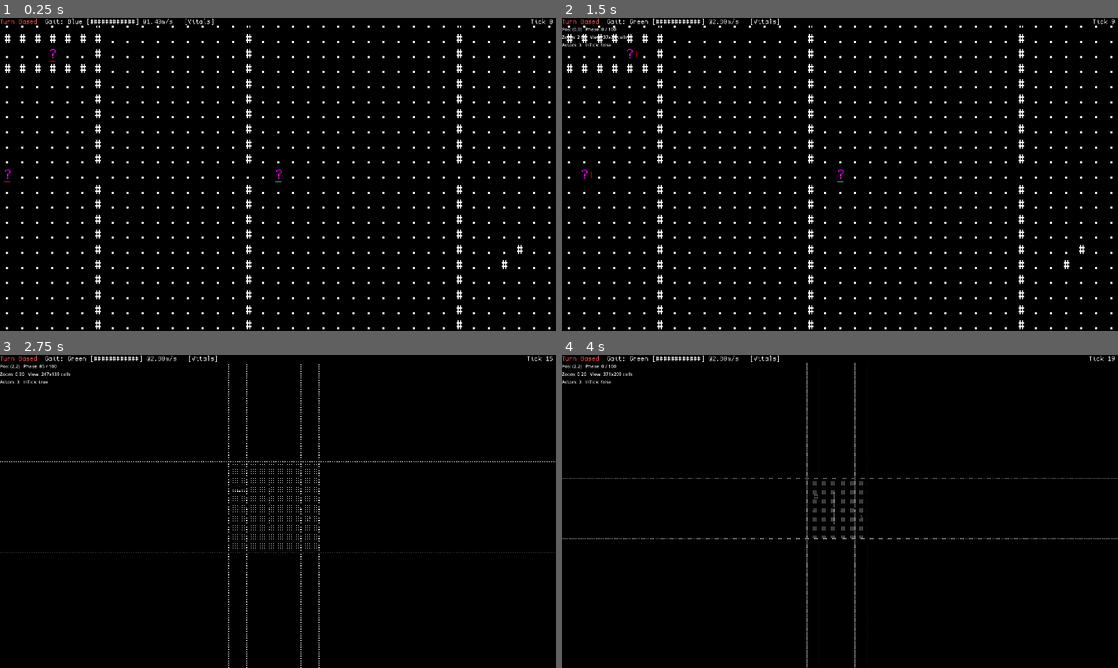
Above: before the commit, frames 1-4 (two rows, left to right).
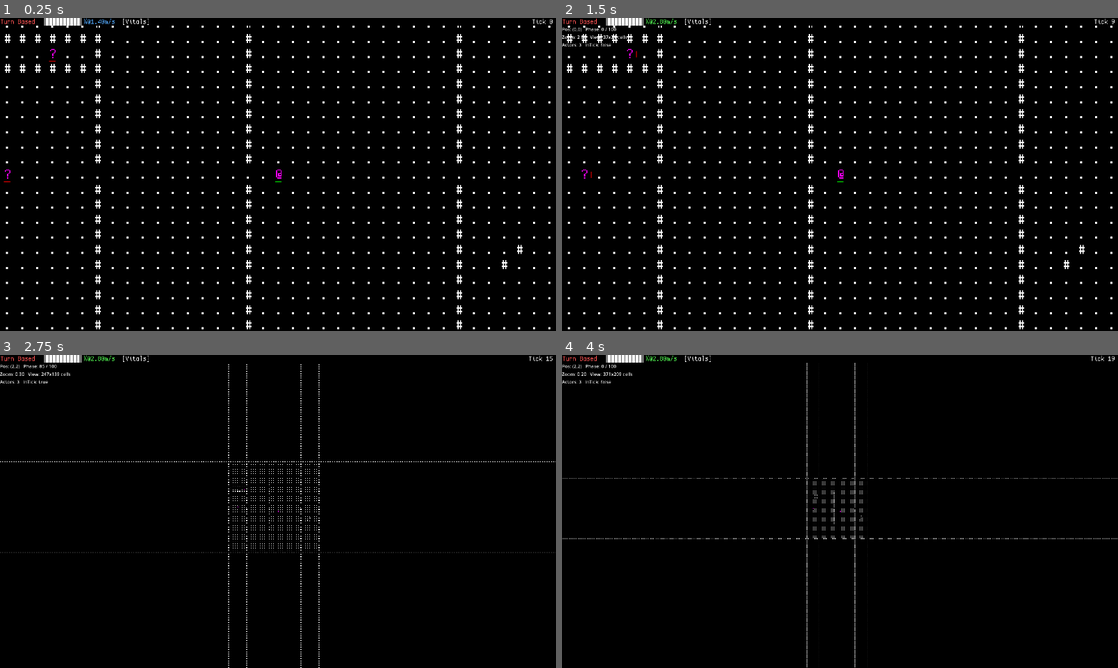
Above: after the commit, the same moments.

Repository: dumbmud/MUD
Game: Godot game, scene res://scenes/Game.tscn
The game is run twice, just before and just after one commit, with the same random seed, the same clock (stepped at 60 frames per second) and the same inputs.
Inputs (mouse positions are in pixels of both pictures, inside the frame that each line leads up to):
- Up to frame 1 (0.25 s): no input
- Up to frame 2 (1.5 s): tap Enter at 0.5 s; move the mouse to (962, 158) at 0.52 s; hold Keypad 3 (move_downright) 0.53-1.25 s; hold S (gait_cycle) 0.53-1.25 s; click (962, 158) at 0.67 s; drag from (728, 190) to (812, 237) at 1.27 s
- Up to frame 3 (2.75 s): tap Middle mouse button (zoom_reset) at 2 s; move the mouse to (333, 442) at 2.02 s; hold Keypad 3 (move_downright) from 2.03 s (still down); hold Keypad 5 (wait_5) from 2.03 s (still down)
- Up to frame 4 (4 s): release Keypad 3 (move_downright) at 2.75 s; release Keypad 5 (wait_5) at 2.75 s; drag from (812, 574) to (673, 464) at 2.77 s; tap Middle mouse button (zoom_reset) at 3.5 s; move the mouse to (1006, 558) at 3.52 s; hold Keypad 1 (move_downleft) from 3.53 s (still down); hold Mouse wheel down (zoom_out) from 3.53 s (still down)

The runs differ from the first frame. In frame 1, 0.4% of the frame differs, in the area x 0-99%, y 0-52%; in frame 2, 0.4%; in frame 3, 0.4%; in frame 4, 0.4%.

Commit message:
infobar tweak

Diff:
--- a/bodies/species/human.tres
+++ b/bodies/species/human.tres
@@ -7,7 +7,6 @@
 script = ExtResource("2_ovwmi")
 id = &"human"
 display_name = "Human"
-glyph = "?"
 fg = Color(1, 0, 1, 1)
 graph = ExtResource("1_llrv4")
 tags = Array[StringName]([&"debug"])
--- a/ui/infobar.gd
+++ b/ui/infobar.gd
@@ -2,7 +2,7 @@
 extends Node2D
 
 const CELL_H := 26               # row height in px
-const CHAR_W := 13               # column width in px for UI monospace
+const CHAR_W := 12               # column width in px for UI monospace
 const ROWS := 1
 
 @onready var cons: Console = $Console
@@ -103,16 +103,20 @@
 	# spacer
 	_push_text(cells, " ", Color(1,1,1))
 
-	# 2) Gait + Stamina
-	var gait := InputManager.get_desired_gait()
-	var gait_txt := "Gait: "+InputManager.gait_name(gait)+" "
-	_push_text(cells, gait_txt, Color(1,1,1))
-	_push_stamina_bar(cells)
+	# 2) Stamina bar + speed
+	var mode := InputManager.get_desired_gait()    # 0..3 Blue/Green/Orange/Red
 	var a := _sim.get_actor(_tracked_id) if _sim else null
 	if a != null:
-		var sec := Physio.step_seconds(a, Vector2i(1,0), gait)
-		var mps : float = (1.0 / max(0.001, sec))
-		_push_text(cells, "@%.2fm/s " % mps, Color(0.8,0.8,0.8))
+		# stamina bar using 🭵…🭰 with partials
+		var bar := _stamina_bar(a, 10)
+		_push_text(cells, bar, Color(1,1,1))
+		# colored speed label after the bar
+		var speed_cells := _speed_label(a, mode)
+		for cell in speed_cells:
+			cells.append(cell)
+	else:
+		_push_text(cells, "🭵          🭰¼@0.00m/s ", Color(0.6,0.6,0.6))
+
 
 	# spacer
 	_push_text(cells, "  ", Color(1,1,1))
@@ -184,3 +188,73 @@
 		"error": return Color(1,0.3,0.3)
 		"warn", "warning": return Color(1,0.75,0.3)
 		_: return Color(1,1,1)
+
+func _mode_color(mode:int) -> Color:
+	# Blue, Green, Orange, Red
+	match mode:
+		0: return Color(0.33, 0.67, 1.0)
+		1: return Color(0.33, 1.0, 0.33)
+		2: return Color(1.0, 0.66, 0.25)
+		3: return Color(1.0, 0.33, 0.33)
+		_: return Color(1,1,1)
+
+func _mode_glyph(mode:int) -> String:
+	match mode:
+		0: return "¼"
+		1: return "½"
+		2: return "¾"
+		3: return "¹"
+		_: return "¼"
+
+func _speed_mps(actor: Actor, mode:int) -> float:
+	# Cardinal step duration → m/s
+	var sec := Physio.step_seconds(actor, Vector2i(1,0), mode)
+	return 0.0 if sec <= 0.0 else (1.0 / sec)
+
+func _speed_label(actor: Actor, mode:int) -> Array:
+	var mps := _speed_mps(actor, mode)
+	var s := "%s@%.2fm/s" % [_mode_glyph(mode), mps]
+	var c := _mode_color(mode)
+	var out: Array = []
+	for i in s.length():
+		out.append({"ch": s[i], "fg": c, "bg": Color(0,0,0)})
+	return out
+
+# Partial block for last cell: 0..1 → glyph
+func _partial_block(frac: float) -> String:
+	var f : float = clamp(frac, 0.0, 1.0)
+	if f < 0.125: return " "
+	elif f < 0.25: return "▏"   # 1/8
+	elif f < 0.375: return "▎"  # 2/8
+	elif f < 0.5: return "▍"    # 3/8
+	elif f < 0.625: return "▌"  # 4/8
+	elif f < 0.75: return "▋"   # 5/8
+	elif f < 0.875: return "▊"  # 6/8
+	else: return "▉"            # 7/8
+
+func _stamina_bar(actor: Actor, slots:int=10) -> String:
+	# Format: 🭵 + slots of fill + 🭰 ; last slot can be partial; empties are spaces.
+	var st: Dictionary = actor.stamina
+	var v := float(st.get("value", 0.0))
+	var mx : float = max(1.0, float(st.get("max", 100.0)))
+	var p : float = clamp(v / mx, 0.0, 1.0)
+	var filled := int(floor(p * slots))
+	var frac := p * slots - float(filled)
+
+	var s := "🭵"
+	# full blocks
+	for i in range(filled):
+		s += "█"
+	# partial slot
+	var used := filled
+	if used < slots:
+		var part := _partial_block(frac)
+		if part != " ":
+			s += part
+			used += 1
+	# empties
+	for i in range(slots - used):
+		s += " "
+	# cap
+	s += "🭰"
+	return s
--- a/ui/panels/ui_panel.gd
+++ b/ui/panels/ui_panel.gd
@@ -15,7 +15,7 @@
 
 # Sizing
 const CELL_H := 26
-const CHAR_W := 13
+const CHAR_W := 12
 const MIN_ROWS := 5
 const MIN_COLS_FLOOR := 18
 
